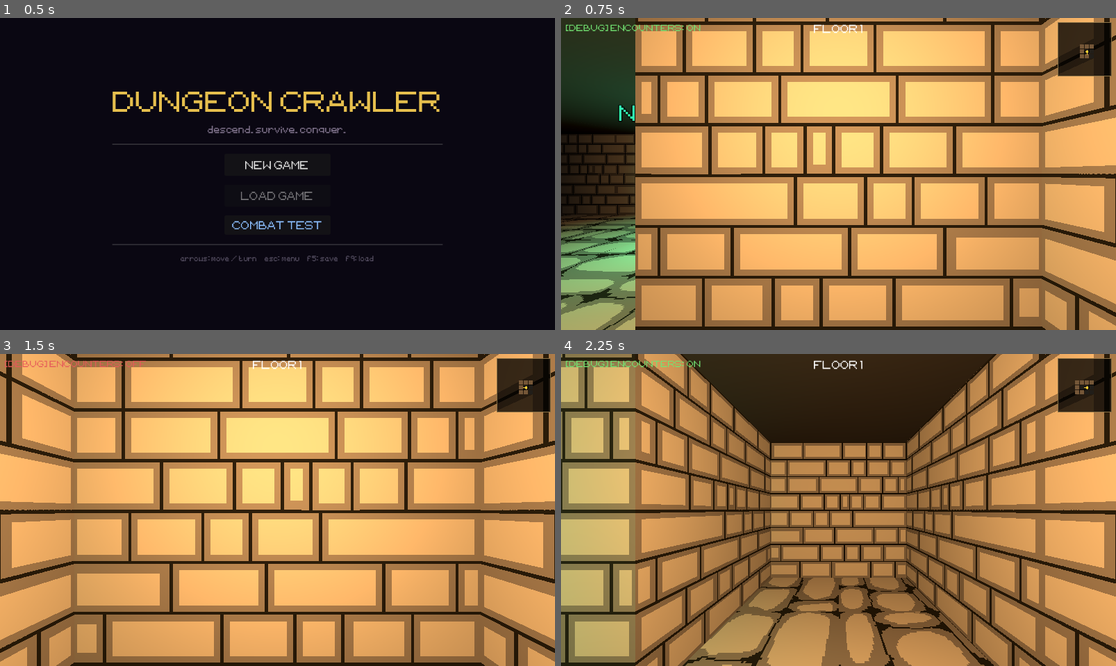
Above: before the commit, frames 1-4 (two rows, left to right).
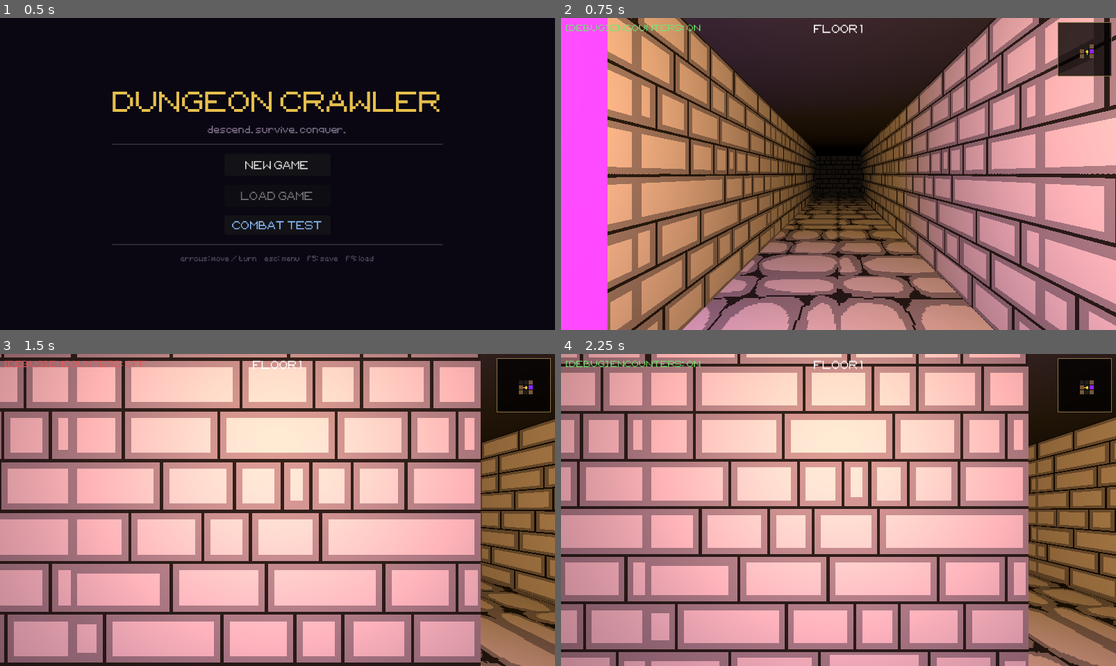
Above: after the commit, the same moments.

Repository: tausiftt5238/four-dragons-deep
Game: Godot game, scene res://scenes/title.tscn
Same seed, same stepped clock (60 frames per second), same inputs: the game is played once before the commit and once after it.
Inputs:
- Up to frame 1 (0.5 s): no input
- Up to frame 2 (0.75 s): click "NEW GAME" at 0.5 s
- Up to frame 3 (1.5 s): tap Enter at 1.25 s; hold Right from 1.28 s (still down); tap Q at 1.35 s
- Up to frame 4 (2.25 s): tap Space at 2 s; release Right at 2.03 s; hold Down from 2.03 s (still down); tap Q at 2.1 s

Frame 1 is identical in both runs. In frame 2, 91% of the frame differs, in the area x 0-100%, y 0-100%; in frame 3, 89%; in frame 4, 95%.

Commit message:
add merchant portrait, reflect/absorb elements, new game onboarding
- Shop header now shows the Merchant sprite (Merchant.png, nearest-filter)
- New game starts with 200 gold, empty inventory, and spawns the player
  at the shop entrance so the first thing they do is gear up
- Added reflect_element / absorb_element fields to armors and enemies;
  plate armor reflects fire, GelatinousCube and Fairy absorb their own
  element, Wizard reflects fire back at the caster
- All three elemental damage paths in combat (spells, throwables, enemy
  turns) now check absorb (heals the target) and reflect (redirects
  damage to the attacker) before applying weakness
- Reflect/absorb properties shown in armor tooltips and bestiary entries

Diff:
--- a/scripts/core/main.gd
+++ b/scripts/core/main.gd
@@ -88,6 +88,10 @@
 		var slot: int = GameBoot.pending_slot
 		GameBoot.pending_slot = 0
 		call_deferred("_do_load", slot)
+	else:
+		player_pos = current_level.store_entry_pos
+		_sync_player()
+		_snap_cam_yaw()
 
 
 # ── Level loading ────────────────────────────────────────────────────────────
--- a/scripts/data/armor.gd
+++ b/scripts/data/armor.gd
@@ -7,9 +7,11 @@
 # ── Factory ───────────────────────────────────────────────────────────────────
 
 static func make(id: String, name: String, desc: String,
-		def_bonus: int, floor: int, agl_pen: int = 0, weakness: String = "") -> Dictionary:
+		def_bonus: int, floor: int, agl_pen: int = 0, weakness: String = "",
+		reflect_element: String = "", absorb_element: String = "") -> Dictionary:
 	return {id=id, name=name, type="armor", desc=desc,
-			def_bonus=def_bonus, agl_pen=agl_pen, floor=floor, qty=1, weakness=weakness}
+			def_bonus=def_bonus, agl_pen=agl_pen, floor=floor, qty=1,
+			weakness=weakness, reflect_element=reflect_element, absorb_element=absorb_element}
 
 
 # ── Predefined armors ─────────────────────────────────────────────────────────
@@ -24,4 +26,4 @@
 	return make("chain_mail", "Chain Mail", "Solid protection.", 6, 2, -1, "thunder")
 
 static func plate_armor() -> Dictionary:
-	return make("plate_armor", "Plate Armor", "Heavy protection.", 10, 3, -2, "ice")
+	return make("plate_armor", "Plate Armor", "Heavy protection.", 10, 3, -2, "ice", "fire")
--- a/scripts/entities/enemy.gd
+++ b/scripts/entities/enemy.gd
@@ -10,8 +10,10 @@
 var weakness:        String = ""
 var negotiable:      bool   = true
 var talk_difficulty: int    = 2
-var sprite_path:     String = ""
-var attack_element:  String = ""
+var sprite_path:      String = ""
+var attack_element:   String = ""
+var reflect_element:  String = ""
+var absorb_element:   String = ""
 
 # Template data for all enemy types. Stats are base values for floor 1.
 # min_floor / max_floor control which dungeon floors they appear on.
@@ -23,7 +25,7 @@
 	{name="GiantRat",      str=3, def=2, mag=0, agl=3, exp=20, gold=6,  status_attack="",           weakness="thunder", min_floor=1, max_floor=2,  negotiable=true,  talk_difficulty=1, sprite="res://resources/enemySprites/GiantRat.png"},
 	# --- Floor 1-3 ---
 	{name="Goblin",        str=4, def=2, mag=0, agl=4, exp=25, gold=8,  status_attack="",           weakness="thunder", min_floor=1, max_floor=3,  negotiable=true,  talk_difficulty=2, sprite="res://resources/enemySprites/Goblin.png"},
-	{name="GelatinousCube",str=2, def=4, mag=0, agl=1, exp=22, gold=7,  status_attack="immobilize", weakness="fire",    min_floor=1, max_floor=3,  negotiable=false, talk_difficulty=0, sprite="res://resources/enemySprites/GelatinousCube.png", attack_element="ice"},
+	{name="GelatinousCube",str=2, def=4, mag=0, agl=1, exp=22, gold=7,  status_attack="immobilize", weakness="fire",    min_floor=1, max_floor=3,  negotiable=false, talk_difficulty=0, sprite="res://resources/enemySprites/GelatinousCube.png", attack_element="ice", absorb_element="ice"},
 	# --- Floor 2-4 ---
 	{name="Skeleton",      str=5, def=3, mag=1, agl=2, exp=30, gold=10, status_attack="immobilize", weakness="fire",    min_floor=2, max_floor=4,  negotiable=false, talk_difficulty=0, sprite="res://resources/enemySprites/Skeleton.png"},
 	{name="GiantHornet",   str=4, def=2, mag=0, agl=6, exp=28, gold=9,  status_attack="poison",     weakness="ice",     min_floor=2, max_floor=4,  negotiable=false, talk_difficulty=0, sprite="res://resources/enemySprites/GiantHornet.png"},
@@ -33,10 +35,10 @@
 	# --- Floor 3+ ---
 	{name="Treant",        str=6, def=6, mag=0, agl=1, exp=45, gold=14, status_attack="immobilize", weakness="fire",    min_floor=3, max_floor=-1, negotiable=false, talk_difficulty=0, sprite="res://resources/enemySprites/Treant.png"},
 	{name="Orc",           str=7, def=4, mag=0, agl=2, exp=38, gold=12, status_attack="",           weakness="ice",     min_floor=3, max_floor=5,  negotiable=true,  talk_difficulty=3, sprite="res://resources/enemySprites/Orc.png"},
-	{name="Fairy",         str=2, def=2, mag=6, agl=7, exp=42, gold=14, status_attack="silence",    weakness="thunder", min_floor=3, max_floor=-1, negotiable=true,  talk_difficulty=3, sprite="res://resources/enemySprites/Fairy.png",         attack_element="thunder"},
+	{name="Fairy",         str=2, def=2, mag=6, agl=7, exp=42, gold=14, status_attack="silence",    weakness="thunder", min_floor=3, max_floor=-1, negotiable=true,  talk_difficulty=3, sprite="res://resources/enemySprites/Fairy.png",         attack_element="thunder", absorb_element="thunder"},
 	# --- Floor 4+ ---
 	{name="Ogre",          str=9, def=5, mag=0, agl=1, exp=55, gold=18, status_attack="",           weakness="ice",     min_floor=4, max_floor=-1, negotiable=true,  talk_difficulty=4, sprite="res://resources/enemySprites/Ogre.png"},
-	{name="Wizard",        str=2, def=2, mag=8, agl=4, exp=52, gold=16, status_attack="silence",    weakness="ice",     min_floor=4, max_floor=-1, negotiable=true,  talk_difficulty=3, sprite="res://resources/enemySprites/Wizard.png",         attack_element="fire"},
+	{name="Wizard",        str=2, def=2, mag=8, agl=4, exp=52, gold=16, status_attack="silence",    weakness="ice",     min_floor=4, max_floor=-1, negotiable=true,  talk_difficulty=3, sprite="res://resources/enemySprites/Wizard.png",         attack_element="fire", reflect_element="fire"},
 ]
 
 
@@ -76,6 +78,8 @@
 	e.talk_difficulty = t.get("talk_difficulty", 2)
 	e.sprite_path     = t.get("sprite", "")
 	e.attack_element  = t.get("attack_element", "")
+	e.reflect_element = t.get("reflect_element", "")
+	e.absorb_element  = t.get("absorb_element", "")
 	e.compute_max_hp()
 	return e
 
--- a/scripts/entities/player_character.gd
+++ b/scripts/entities/player_character.gd
@@ -5,7 +5,7 @@
 
 const DISPLAY_NAME: String = "Hero"
 
-var gold: int = 50
+var gold: int = 200
 
 # Equipment — empty dict means nothing equipped.
 var equipped_weapon: Dictionary = {}
@@ -36,21 +36,6 @@
 	compute_max_mp()
 
 	known_spells = ["fire"]
-
-	# Starting gear — player begins with a rusty dagger pre-equipped.
-	var dagger: Dictionary = Weapon.rusty_dagger()
-	inventory.append(dagger)
-	equip_weapon(dagger)
-
-	add_item(Item.health_potion(), 2)
-	add_item(Item.ether(), 1)
-	add_item(Item.antidote(), 1)
-	add_item(Item.stimulant(), 1)
-	add_item(Item.venom_flask(), 1)
-	add_item(Item.scroll_cure(), 1)
-
-	add_item(Weapon.iron_sword())
-	add_item(Armor.leather_armor())
 
 
 # ── Effective stats (base + equipment bonuses) ────────────────────────────────
--- a/scripts/ui/combat_scene.gd
+++ b/scripts/ui/combat_scene.gd
@@ -794,13 +794,22 @@
 		player.heal(max(1, heal_amt + player.effective_mag()))
 		return "[color=lime]You cast %s! Restored %d HP.[/color]" % [data["name"], player.hp - before]
 
-	# damage spell — apply elemental weakness
+	# damage spell — apply elemental weakness / reflect / absorb
 	var dmg: int = max(1, player.effective_mag() * 2 - enemy.def / 3 + randi() % 4)
 	var element: String = data.get("element", "")
 	var weak_tag: String = ""
-	if element != "" and enemy.weakness == element:
-		dmg *= 2
-		weak_tag = "  [color=yellow]WEAKNESS![/color]"
+	if element != "":
+		if enemy.absorb_element == element:
+			enemy.heal(dmg)
+			return "You cast %s!  [color=lime]%s absorbs the magic and recovers %d HP![/color]" % [
+				data["name"], enemy.enemy_name, dmg]
+		if enemy.reflect_element == element:
+			player.take_damage(dmg)
+			return "You cast %s!  [color=yellow]Magic reflected! You take %d damage![/color]" % [
+				data["name"], dmg]
+		if enemy.weakness == element:
+			dmg *= 2
+			weak_tag = "  [color=yellow]WEAKNESS![/color]"
 	enemy.take_damage(dmg)
 	return "You cast %s!%s  [color=violet]%s takes %d magic damage.[/color]" % [
 		data["name"], weak_tag, enemy.enemy_name, dmg]
@@ -821,6 +830,16 @@
 			var base_dmg: int = item.get("dmg", 0)
 			if element != "" and base_dmg > 0:
 				var dmg: int = base_dmg
+				if enemy.absorb_element == element:
+					enemy.heal(dmg)
+					player.remove_item(item, 1)
+					return "[color=aqua]Used %s![/color]  [color=lime]%s absorbs it and recovers %d HP![/color]" % [
+						item["name"], enemy.enemy_name, dmg]
+				if enemy.reflect_element == element:
+					player.take_damage(dmg)
+					player.remove_item(item, 1)
+					return "[color=aqua]Used %s![/color]  [color=yellow]Reflected! You take %d damage![/color]" % [
+						item["name"], dmg]
 				var weak_tag: String = ""
 				if enemy.weakness == element:
 					dmg *= 2
@@ -844,7 +863,17 @@
 	# 30% chance of elemental attack if enemy has one
 	if enemy.attack_element != "" and randi() % 10 < 3:
 		var elem_dmg: int = max(1, enemy.mag * 2 - eff_def / 3 + randi() % 3)
+		var armor_absorb: String  = player.equipped_armor.get("absorb_element", "")
+		var armor_reflect: String = player.equipped_armor.get("reflect_element", "")
 		var player_weakness: String = player.equipped_armor.get("weakness", "")
+		if armor_absorb == enemy.attack_element:
+			player.heal(elem_dmg)
+			return "[color=cyan]%s uses %s but armor absorbs it! Healed %d HP![/color]" % [
+				enemy.enemy_name, enemy.attack_element.capitalize(), elem_dmg]
+		if armor_reflect == enemy.attack_element:
+			enemy.take_damage(elem_dmg)
+			return "[color=cyan]%s uses %s but armor reflects it back for %d damage![/color]" % [
+				enemy.enemy_name, enemy.attack_element.capitalize(), elem_dmg]
 		var weak_tag: String = ""
 		if player_weakness == enemy.attack_element:
 			elem_dmg *= 2
--- a/scripts/ui/menu_ui.gd
+++ b/scripts/ui/menu_ui.gd
@@ -484,6 +484,12 @@
 			var w: String = item.get("weakness", "")
 			if w != "":
 				lines.append("Weakness: %s" % w.capitalize())
+			var r: String = item.get("reflect_element", "")
+			if r != "":
+				lines.append("Reflects: %s" % r.capitalize())
+			var a: String = item.get("absorb_element", "")
+			if a != "":
+				lines.append("Absorbs: %s" % a.capitalize())
 
 	return "\n".join(lines)
 
@@ -666,6 +672,14 @@
 	if atk_elem != "":
 		_add_info_line(info, "Attacks with: %s" % atk_elem.capitalize(), Color(1.0, 0.60, 0.25))
 
+	var refl: String = tmpl.get("reflect_element", "")
+	if refl != "":
+		_add_info_line(info, "Reflects: %s" % refl.capitalize(), Color(0.70, 0.90, 1.0))
+
+	var absorb: String = tmpl.get("absorb_element", "")
+	if absorb != "":
+		_add_info_line(info, "Absorbs: %s" % absorb.capitalize(), Color(0.35, 1.0, 0.55))
+
 	var status_atk: String = tmpl.get("status_attack", "")
 	if status_atk != "":
 		var sdata: Dictionary = Status.get_data(status_atk)
--- a/scripts/ui/store_ui.gd
+++ b/scripts/ui/store_ui.gd
@@ -129,6 +129,14 @@
 	var header: HBoxContainer = HBoxContainer.new()
 	header.add_theme_constant_override("separation", 10)
 	root.add_child(header)
+
+	var merchant: TextureRect = TextureRect.new()
+	merchant.texture        = load("res://resources/enemySprites/Merchant.png") as Texture2D
+	merchant.texture_filter = CanvasItem.TEXTURE_FILTER_NEAREST
+	merchant.stretch_mode   = TextureRect.STRETCH_KEEP_ASPECT_CENTERED
+	merchant.custom_minimum_size = Vector2(48, 48)
+	merchant.size_flags_vertical = Control.SIZE_SHRINK_CENTER
+	header.add_child(merchant)
 
 	var title: Label = Label.new()
 	title.text = "SHOP"
@@ -397,6 +405,12 @@
 			var w: String = item.get("weakness", "")
 			if w != "":
 				lines.append("Weakness: %s" % w.capitalize())
+			var r: String = item.get("reflect_element", "")
+			if r != "":
+				lines.append("Reflects: %s" % r.capitalize())
+			var a: String = item.get("absorb_element", "")
+			if a != "":
+				lines.append("Absorbs: %s" % a.capitalize())
 
 	return "\n".join(lines)
 
